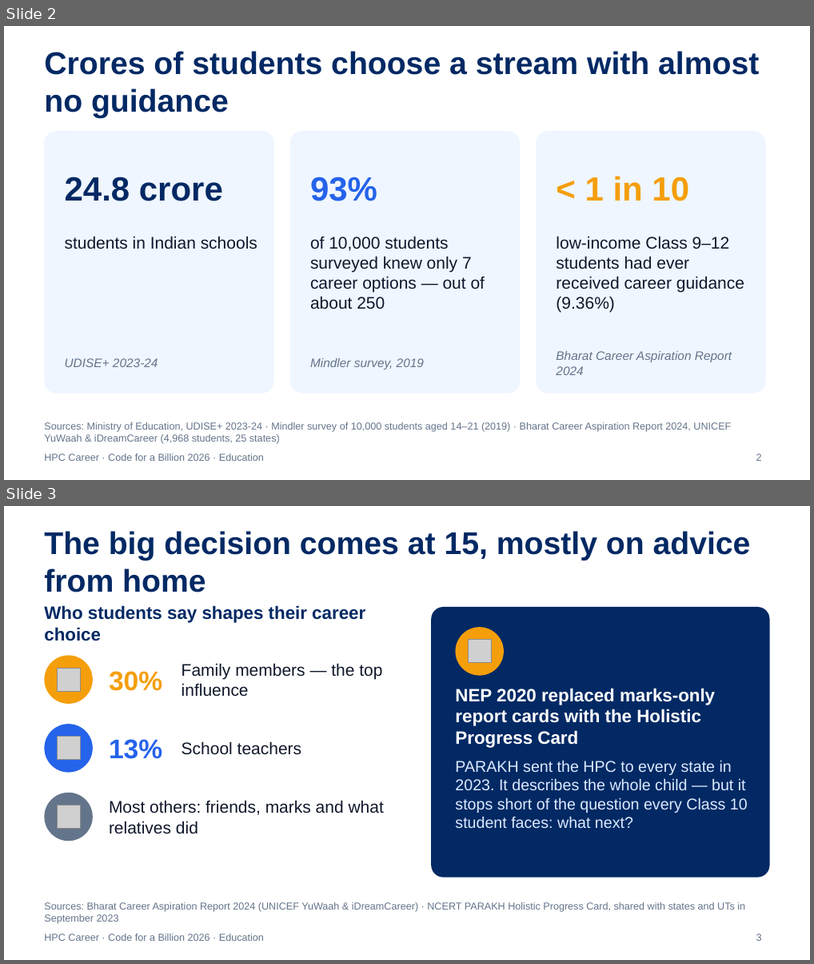
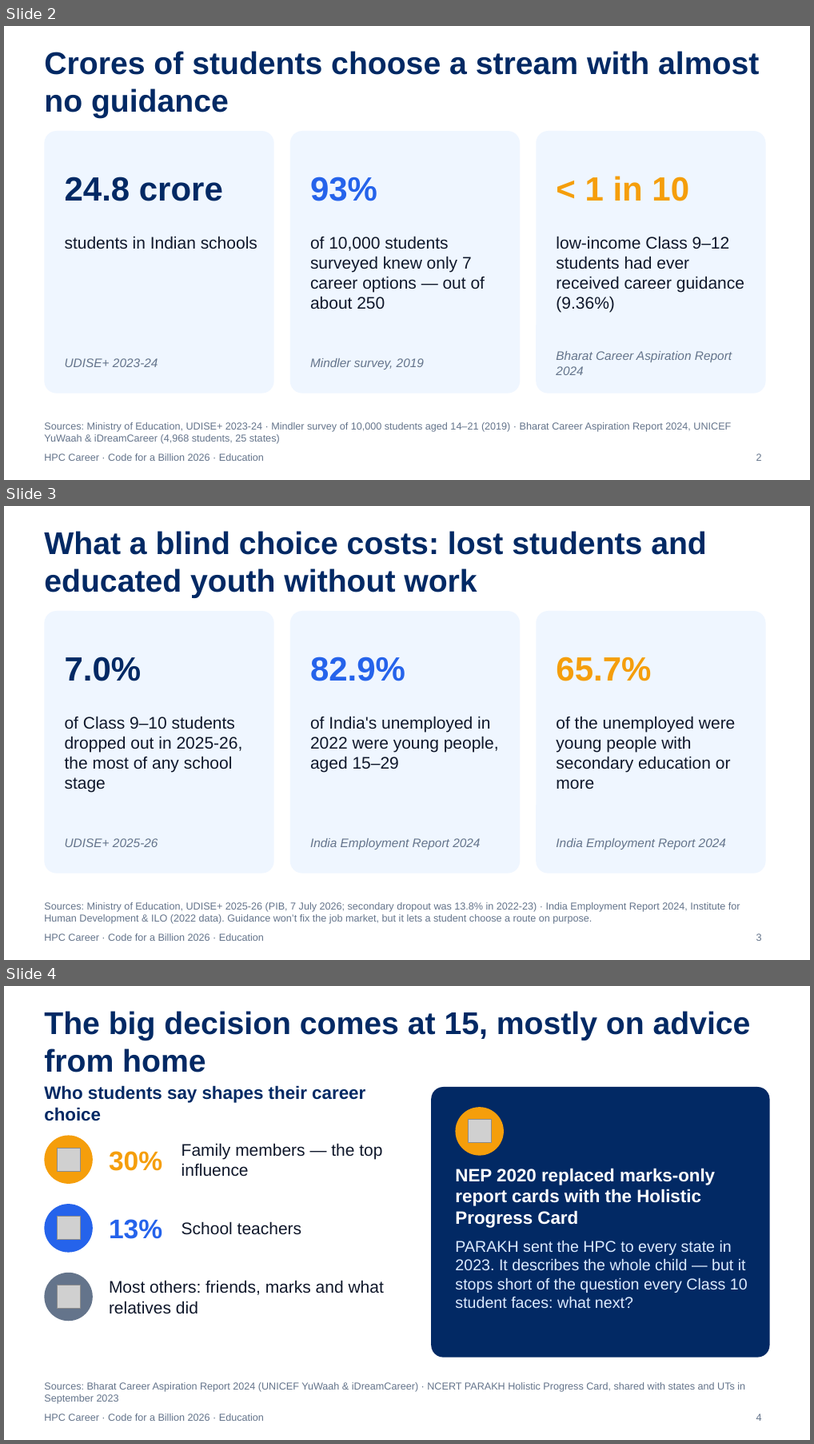
Before and after one commit to om-1115/hpc-career-agent, a slide deck: docs/HPC-Career-Explainer.pptx. Shown one above the other, each under a label of ours: slides 2 and 3 before the commit, slides 2, 3 and 4 after it. The pictures are 814x964 and 814x1444 pixels, drawn with LibreOffice and Linux fonts; fonts in the diff are those of the drawing; grey boxes stand for pictures. Boxes give left, top, right and bottom in pixels: in the first picture for what was removed or moved away, otherwise in the second. Text is boxed around its words. In the diff, an @@ line names an element or a change of style, - is before the commit and + after.

Commit message:
Severity: what a blind stream choice costs
Adds the secondary dropout rate (UDISE+ 2025-26) and youth unemployment
figures (India Employment Report 2024, IHD and ILO) to the submission,
the README and a new deck slide 3.

```diff
--- a/docs/HPC-Career-Explainer.pptx
+++ b/docs/HPC-Career-Explainer.pptx
@@ slide 3 added at (4, 506, 810, 960), background #FFFFFF; not listed: 1 template element that a slide beside it also shows @@
@@ title added at (44, 531, 707, 598), 28 pt, text #022964, bold @@
+What a blind choice costs: lost students and educated youth without work
@@ rounded rectangle added at (44, 611, 274, 873), fill #EFF6FF @@
@@ rounded rectangle added at (290, 611, 520, 873), fill #EFF6FF @@
@@ rounded rectangle added at (536, 611, 766, 873), fill #EFF6FF @@
@@ text added at (65, 656, 142, 681), 30 pt, text #022964, bold @@
+7.0%
@@ text added at (310, 656, 406, 681), 30 pt, text #2563EB, bold @@
+82.9%
@@ text added at (556, 656, 651, 681), 30 pt, text #F59E0B, bold @@
+65.7%
@@ text added at (65, 716, 243, 792), 15 pt, text #0F172A @@
+of Class 9–10 students dropped out in 2025-26, the most of any school stage
@@ text added at (310, 716, 499, 772), 15 pt, text #0F172A @@
+of India's unemployed in 2022 were young people, aged 15–29
@@ text added at (556, 716, 735, 789), 15 pt, text #0F172A @@
+of the unemployed were young people with secondary education or more
@@ text added at (65, 838, 158, 847), 11 pt, text #64748B, italic @@
+UDISE+ 2025-26
@@ text added at (310, 838, 480, 849), 11 pt, text #64748B, italic @@
+India Employment Report 2024
@@ text added at (556, 838, 726, 849), 11 pt, text #64748B, italic @@
+India Employment Report 2024
@@ text added at (44, 902, 741, 924), 9 pt, text #64748B @@
+Sources: Ministry of Education, UDISE+ 2025-26 (PIB, 7 July 2026; secondary dropout was 13.8% in 2022-23) · India Employment Report 2024, Institute for Human Development & ILO (2022 data). Guidance won’t fix the job market, but it lets a student choose a route on purpose.
@@ page number added at (757, 933, 762, 940), 9 pt, text #64748B @@
+3
@@ what was slide 3 is now slide 4 @@
@@ page number at (757, 1413, 762, 1420): text changed @@
-3
+4
```
Also in this commit, not shown: 1 slide changed, 3 other files.
